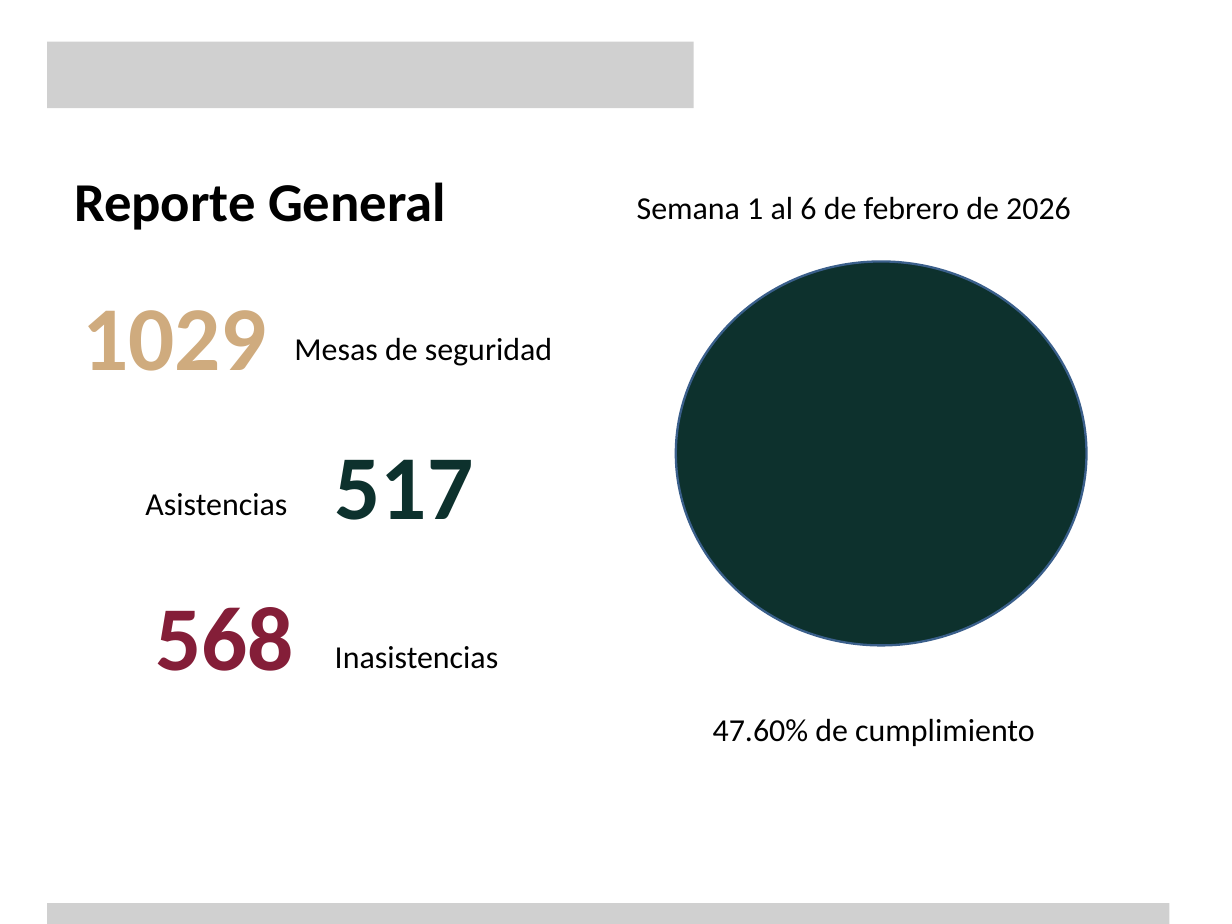
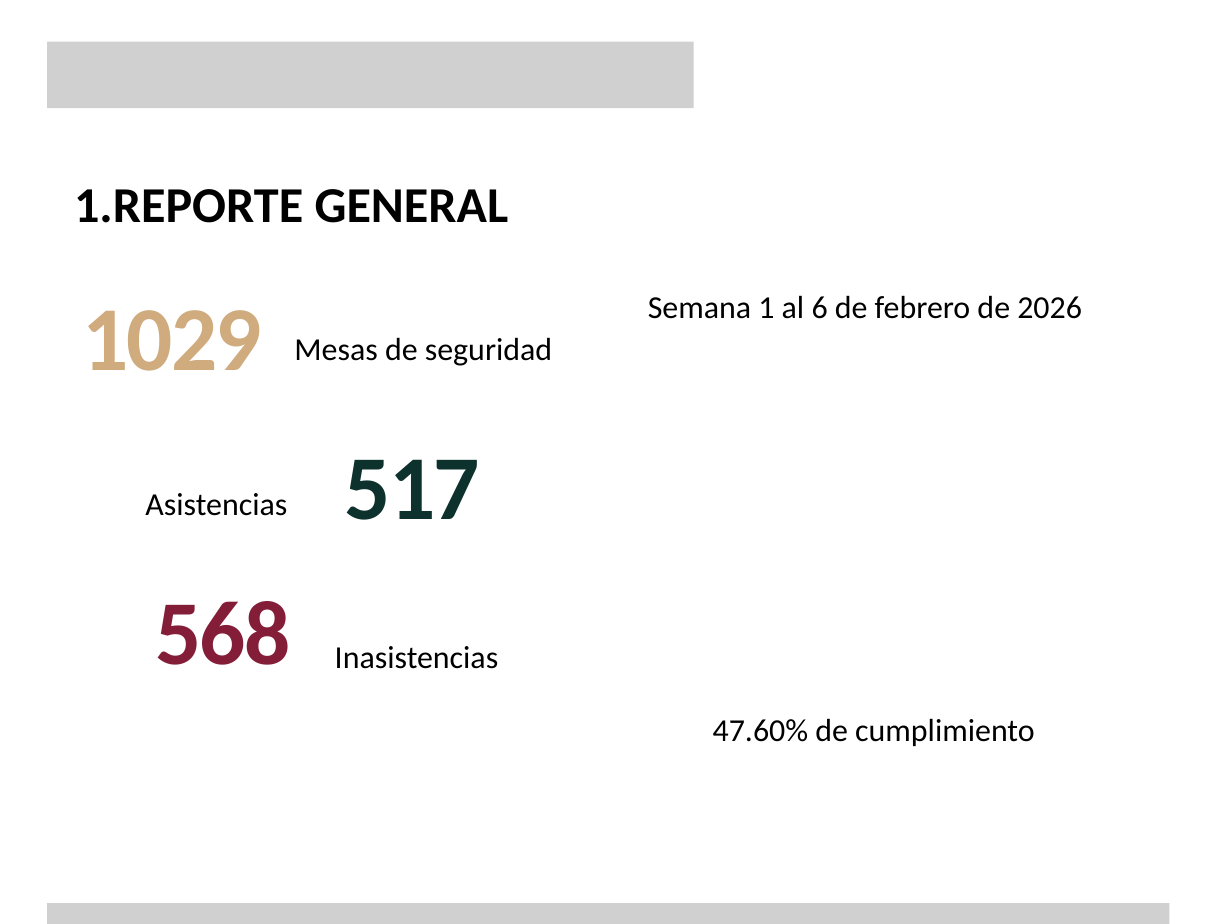
Before and after one commit to KevinRolcer/dgdg, a slide deck: slide 3 of storage/templates/Dgdg Mesas de paz.pptx. Drawn at 1232x924 pixels with LibreOffice and Linux fonts; fonts in the diff are those of the drawing; grey boxes stand for pictures; background and template pictures are left out. Boxes give left, top, right and bottom in pixels: in the first picture for what was removed or moved away, otherwise in the second. Text is boxed around its words. In the diff, an @@ line names an element or a change of style, - is before the commit and + after.

```diff
--- a/storage/templates/Dgdg Mesas de paz.pptx
+++ b/storage/templates/Dgdg Mesas de paz.pptx
@@ text at [74, 189, 509, 223]: text changed; size 48 to 44 pt @@
-Reporte General
+1.REPORTE GENERAL
@@ text "Semana 1 al 6 de ...": place and size @@
-text "Semana 1 al 6 de ..." at [637, 196, 1071, 220]
+text "Semana 1 al 6 de ..." at [648, 295, 1082, 319]
@@ ellipse removed at [676, 261, 1087, 645] @@
@@ letter spacing 0 to -1.5 pt in 3 elements at [82, 310, 262, 371], [155, 601, 290, 665], [345, 459, 480, 520] @@
@@ text "517": place and size @@
-text "517" at [335, 459, 474, 520]
+text "517" at [345, 459, 480, 520]
```
Also in this commit, not shown: 1 other slide changed, 33 slides added, 3 slides removed, 13 other files.
